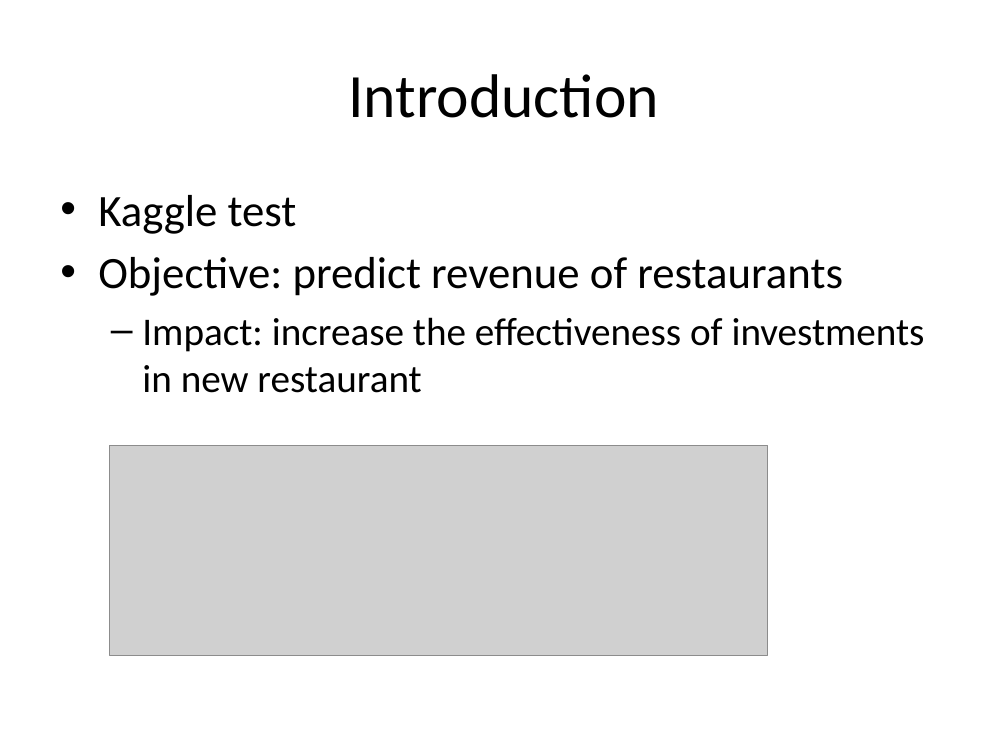
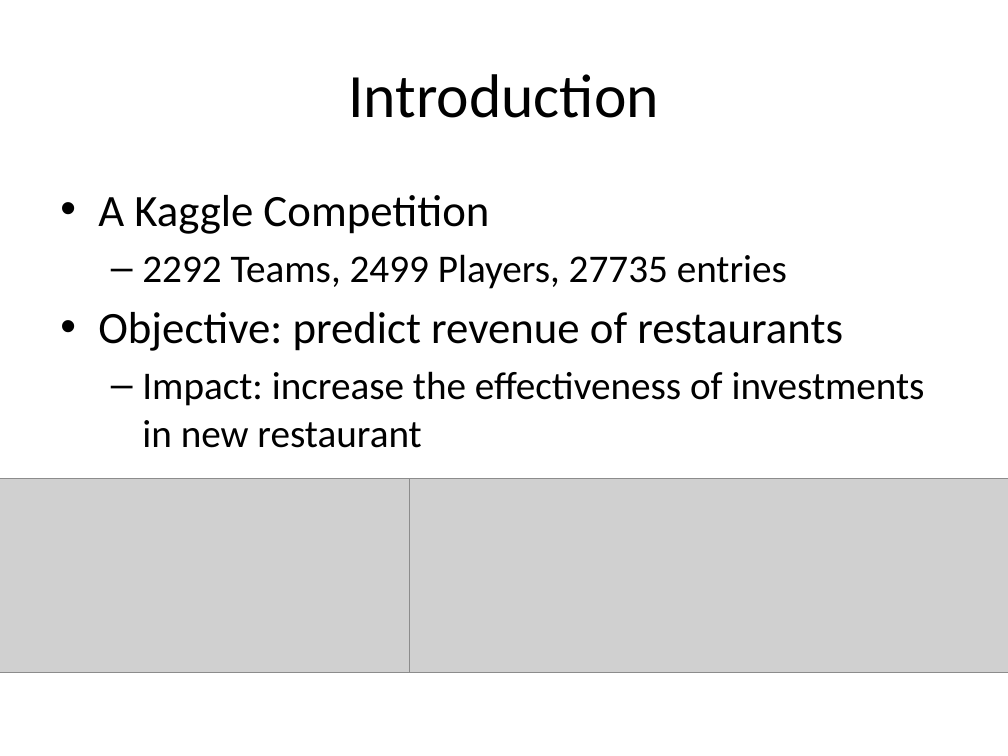
Before and after one commit to hxwang/revenue-prediction, a slide deck: slide 2 of doc/report/revenue-prediction.pptx. Drawn at 1008x756 pixels with LibreOffice and Linux fonts; fonts in the diff are those of the drawing; grey boxes stand for pictures. Boxes give left, top, right and bottom in pixels: in the first picture for what was removed or moved away, otherwise in the second. Text is boxed around its words. In the diff, an @@ line names an element or a change of style, - is before the commit and + after.

```diff
--- a/doc/report/revenue-prediction.pptx
+++ b/doc/report/revenue-prediction.pptx
@@ text at bbox=[98, 195, 787, 289]: text changed; size 32 to 28 pt @@
-• Kaggle test
+• A Kaggle Competition
+  – 2292 Teams, 2499 Players, 27735 entries
@@ picture added at bbox=[0, 479, 409, 672] @@
@@ picture: place and size @@
-picture at bbox=[109, 446, 767, 655]
+picture at bbox=[404, 479, 1008, 672]
```
Also in this commit, not shown: 2 other slides changed, 7 slides added, 3 slides removed, 9 other files.
